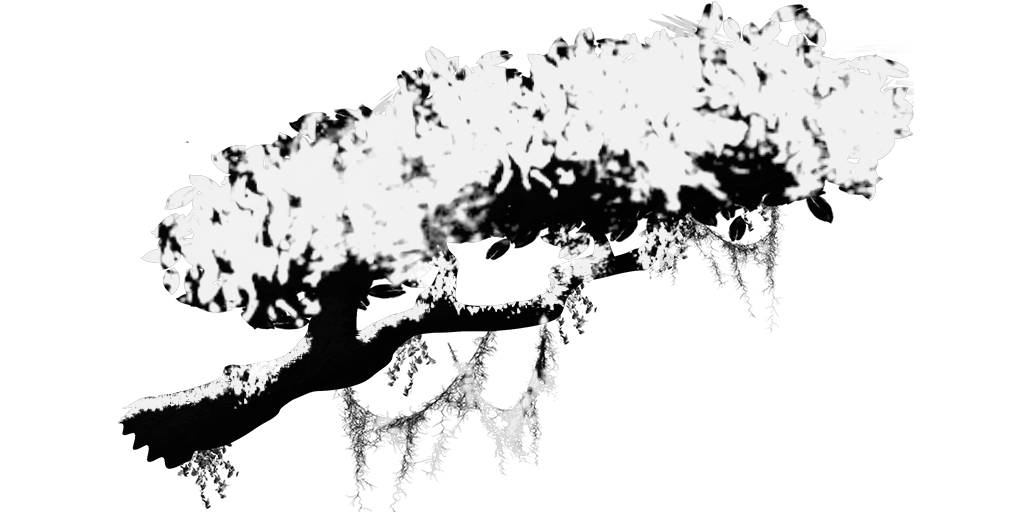
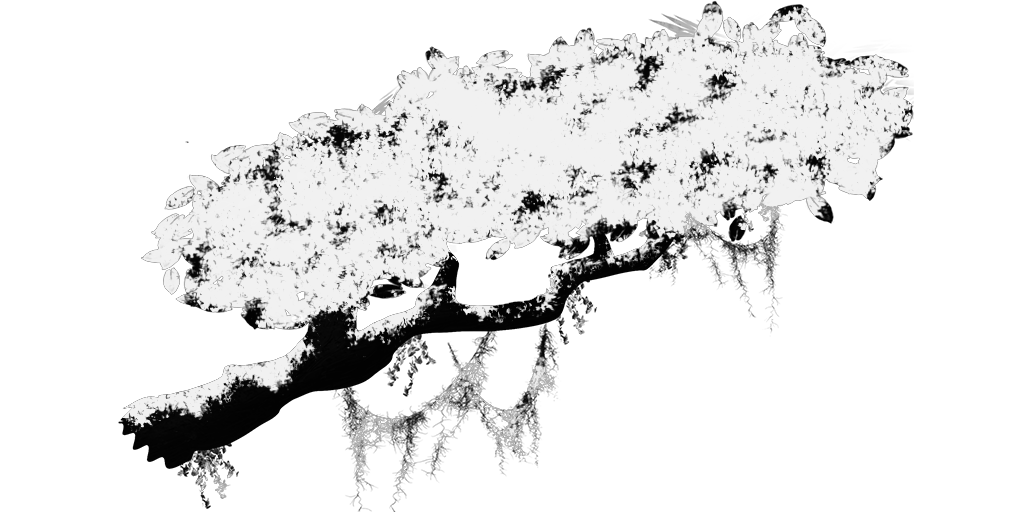
Layers edited between the first and the second 1024px x 512px image:
renamed "Background" to "Background #1", painted on it over [118, 1, 914, 512]
